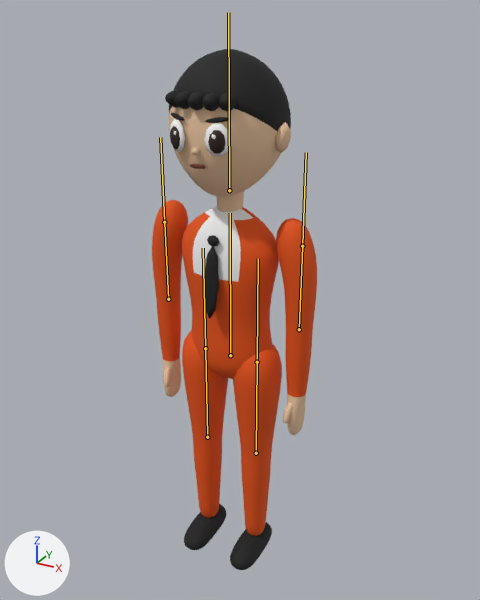
An edit to the glTF model models/trainers/giovanni.glb, drawn before and after from the same camera.
Both versions are drawn from a camera (50 mm lens) standing at (0.992, -1.74, 1.894) and looking at (-0.033, 0.124, 0.962). The lights are fixed; the arrows at lower left show +X, +Y and +Z. The older version comes first. The bones that bend it are drawn over the model as lines.

Names of what the first picture shows: 'giovanni'.
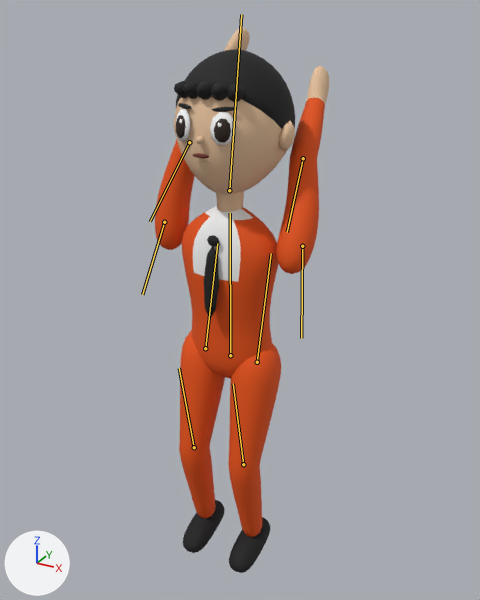
The newer file adds an action. The first version stands in its rest pose; the second is drawn at frame 0 of the action 'Cheer'.

The change in detail:
Bone 'hipL' (bone_hipl) turns from (0, 0, 0) to (-14, 0, 0) degrees about its own x, y and z.
Bone 'kneeL' (bone_kneel) turns from (0, 0, 0) to (26, 0, 0) degrees about its own x, y and z.
Bone 'hipR' (bone_hipr) turns from (0, 0, 0) to (-14, 0, 0) degrees about its own x, y and z.
Bone 'kneeR' (bone_kneer) turns from (0, 0, 0) to (26, 0, 0) degrees about its own x, y and z.
Bone 'head' (bone_head) turns from (0, 0, 0) to (-9, 0, 0) degrees about its own x, y and z.
Bone 'shoulderL' (bone_shoulderl) turns from (0, 0, 0) to (172, 0, -17) degrees about its own x, y and z.
Bone 'elbowL' (bone_elbowl) turns from (0, 0, 0) to (-20, 0, 0) degrees about its own x, y and z.
Bone 'shoulderR' (bone_shoulderr) turns from (0, 0, 0) to (149, 0, 17) degrees about its own x, y and z.
Bone 'elbowR' (bone_elbowr) turns from (0, 0, 0) to (-20, 0, 0) degrees about its own x, y and z.

What differs and where, as boxes [x1, y1, x2, y2] in the pictures (480 x 600 px):
'giovanni', posed: before [152, 49, 317, 570]; after [155, 27, 329, 573]
bone 'hipL', root to tip: before (205, 348) to (203, 248); after (205, 348) to (217, 243)
bone 'kneeL', root to tip: before (207, 437) to (205, 348); after (194, 447) to (179, 368)
bone 'hipR', root to tip: before (257, 362) to (258, 258); after (257, 362) to (271, 253)
bone 'kneeR', root to tip: before (256, 453) to (257, 362); after (243, 464) to (233, 383)
bone 'head', root to tip: before (229, 190) to (228, 12); after (229, 190) to (241, 14)
bone 'shoulderL', root to tip: before (164, 222) to (160, 137); after (164, 222) to (142, 294)
bone 'elbowL', root to tip: before (168, 299) to (164, 222); after (189, 142) to (150, 221)
bone 'shoulderR', root to tip: before (302, 246) to (306, 152); after (302, 246) to (301, 338)
bone 'elbowR', root to tip: before (299, 329) to (302, 246); after (303, 158) to (287, 232)
